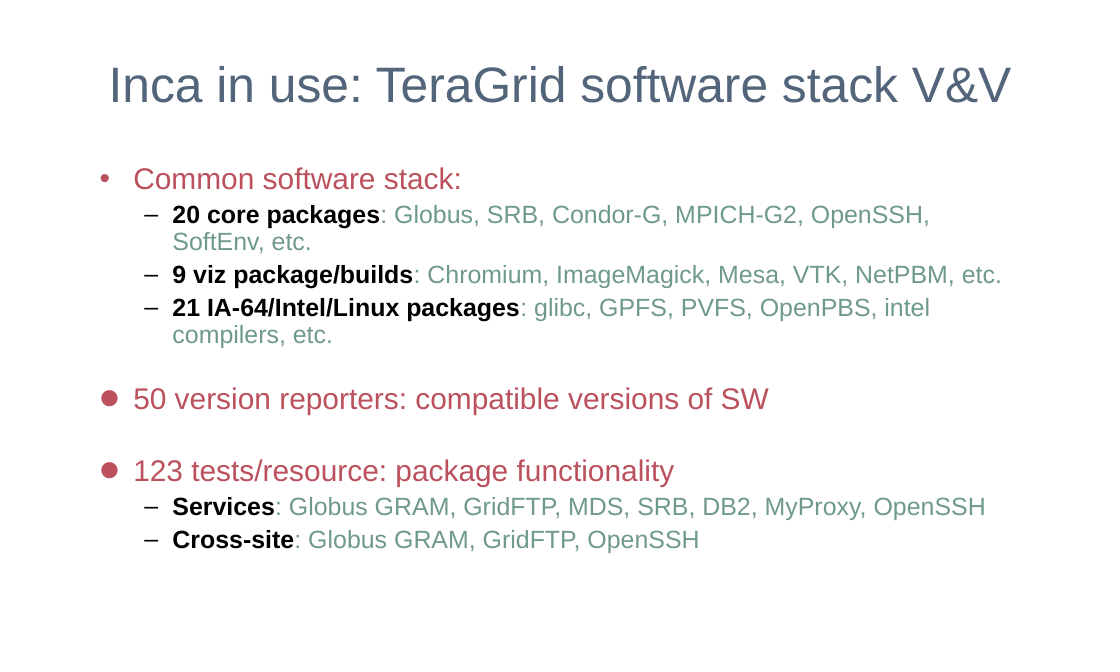
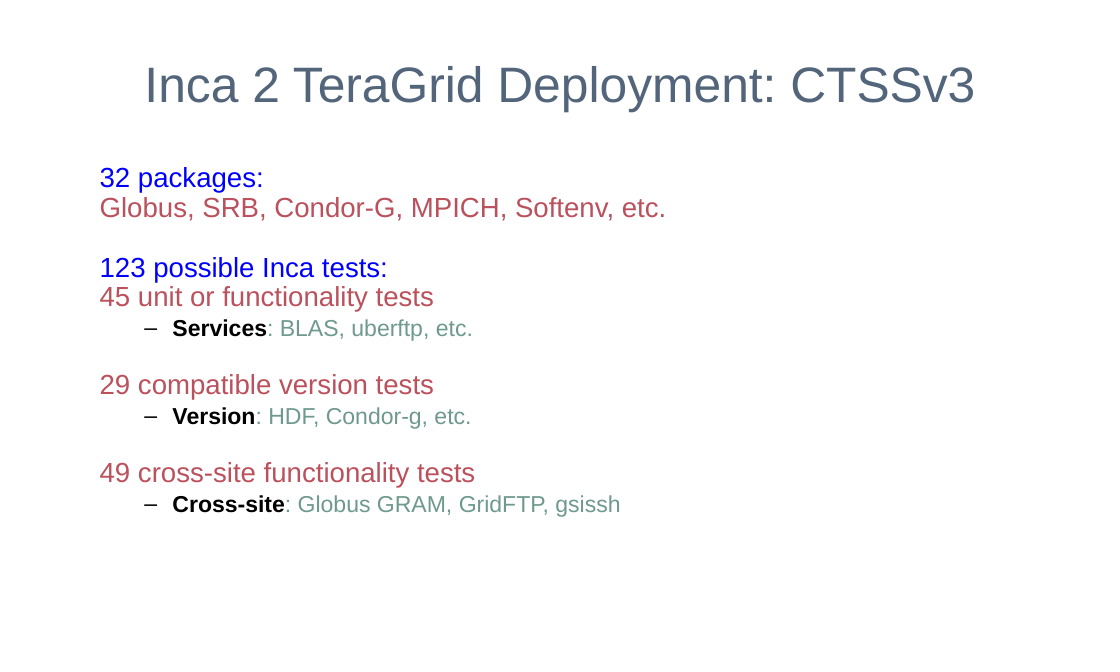
Before and after one commit to IncaProject/inca-xsede, a slide deck: slide 13 of talks/sc06/sc_06.ppt. Drawn at 1120x672 pixels with LibreOffice and Linux fonts; fonts in the diff are those of the drawing; background and template pictures are left out. Boxes give left, top, right and bottom in pixels: in the first picture for what was removed or moved away, otherwise in the second. Text is boxed around its words. In the diff, an @@ line names an element or a change of style, - is before the commit and + after.

Commit message:
Update TeraGrid slides and add a bit more information.

```diff
--- a/talks/sc06/sc_06.ppt
+++ b/talks/sc06/sc_06.ppt
@@ title at <box>144,66,975,113</box>: text changed @@
-Inca in use: TeraGrid software stack V&V
+Inca 2 TeraGrid Deployment: CTSSv3
@@ text at <box>100,167,666,517</box>: text changed; size 20 to 22.2 pt; text colour #6F998E to #BB515D @@
-• Common software stack:
-  – 20 core packages: Globus, SRB, Condor-G, MPICH-G2, OpenSSH, SoftEnv, etc.
-  – 9 viz package/builds: Chromium, ImageMagick, Mesa, VTK, NetPBM, etc.
-  – 21 IA-64/Intel/Linux packages: glibc, GPFS, PVFS, OpenPBS, intel compilers, etc.
-• 50 version reporters: compatible versions of SW
-• 123 tests/resource: package functionality
-  – Services: Globus GRAM, GridFTP, MDS, SRB, DB2, MyProxy, OpenSSH
-  – Cross-site: Globus GRAM, GridFTP, OpenSSH
+32 packages:
+Globus, SRB, Condor-G, MPICH, Softenv, etc.
+123 possible Inca tests:
+45 unit or functionality tests
+  – Services: BLAS, uberftp, etc.
+29 compatible version tests
+  – Version: HDF, Condor-g, etc.
+49 cross-site functionality tests
+  – Cross-site: Globus GRAM, GridFTP, gsissh
```
Also in this commit, not shown: 5 other slides changed, 7 slides added, 2 slides removed.
